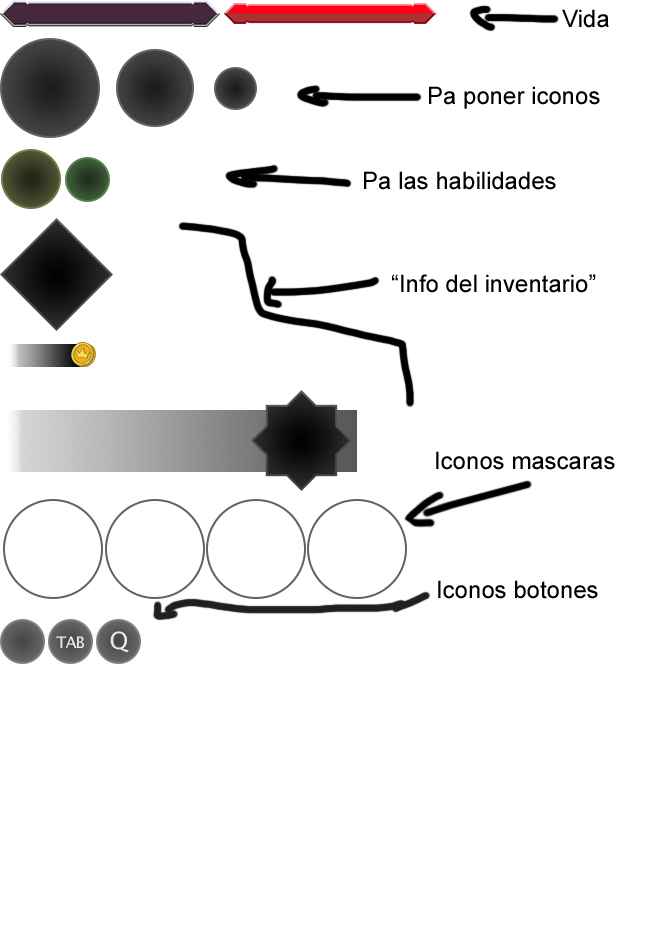
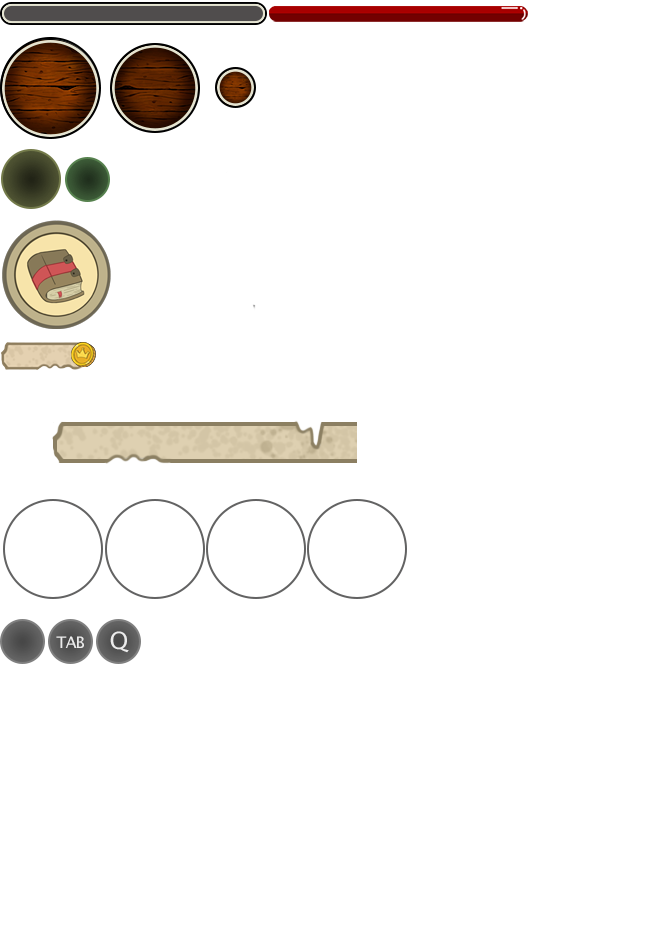
The second 653px x 929px image is a revision of the first. Changes to its layers:
added group "new" with 9 layers above "old" over bbox(0, 2, 528, 465)
added layer "Capa 12" in group "new" over bbox(2, 220, 111, 329)
added layer "Capa 11" in group "new" over bbox(0, 342, 87, 370)
added layer "Capa 10" in group "new" over bbox(51, 420, 357, 465)
added layer "Capa 9" in group "new" over bbox(0, 37, 101, 139)
added layer "Capa 7" in group "new" over bbox(110, 43, 200, 133)
added layer "Capa 4" in group "new" over bbox(269, 6, 528, 22)
added layer "Capa 5" in group "new" over bbox(0, 2, 267, 25)
added group "old" with 34 layers above "Capa 13" over bbox(0, 0, 615, 621)
hid "ObjetoConseguido", moved it into group "old", painted on it over bbox(251, 390, 352, 491)
hid "FondoObjetoConseguido", moved it into group "old", painted on it over bbox(7, 410, 357, 472)
hid "Rectángulo 1", moved it into group "old", painted on it over bbox(6, 344, 80, 367)
hid "Mochila", moved it into group "old", painted on it over bbox(0, 218, 113, 331)
moved "FondoMascaraSecundaria" into group "old", painted on it over bbox(116, 49, 194, 127)
moved "FondoMascara" into group "old", painted on it over bbox(0, 38, 100, 138)
hid "healthBar_bg", moved it into group "old" over bbox(0, 0, 220, 27)
hid "FondoPociones", moved it into group "old", painted on it over bbox(214, 67, 257, 110)
hid "healthBar_bar", moved it into group "old" over bbox(224, 3, 436, 24)
hid "Iconos botones", moved it into group "old" over bbox(438, 580, 598, 599)
hid "Iconos mascaras", moved it into group "old" over bbox(436, 451, 615, 470)
hid "“Info del inventario”", moved it into group "old" over bbox(392, 274, 596, 293)
hid "Pa las habilidades", moved it into group "old" over bbox(364, 171, 556, 190)
hid "Pa poner iconos", moved it into group "old" over bbox(429, 86, 600, 109)
moved "Capa 1" into group "old", painted on it over bbox(10, 4, 560, 621)
…and 6 more changes (2 added, 2 painted, 4 stack, 1 visibility)
